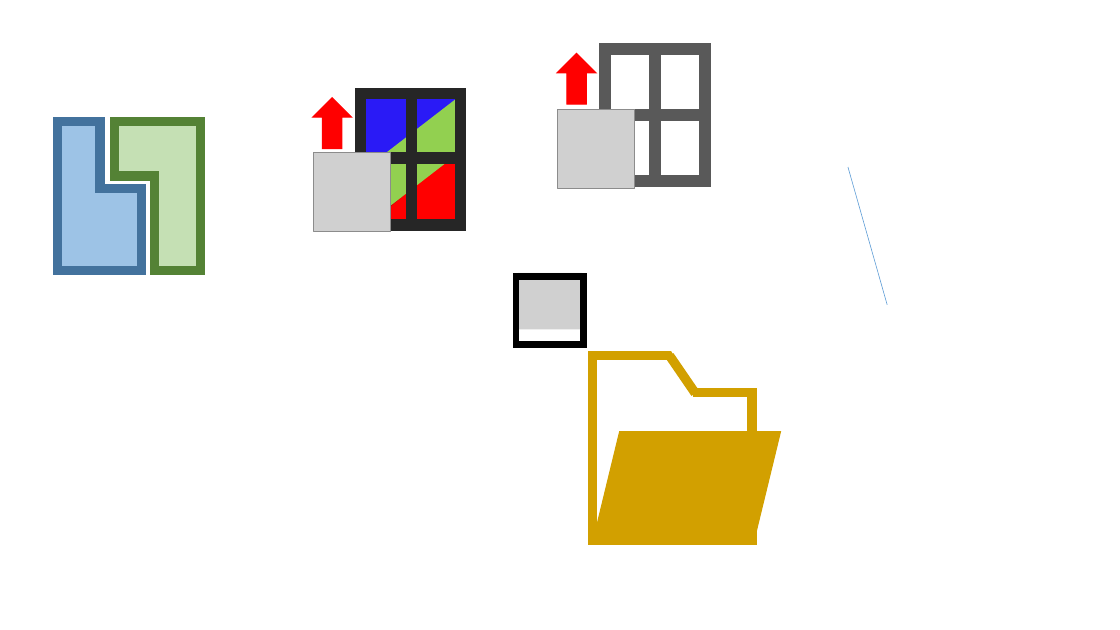
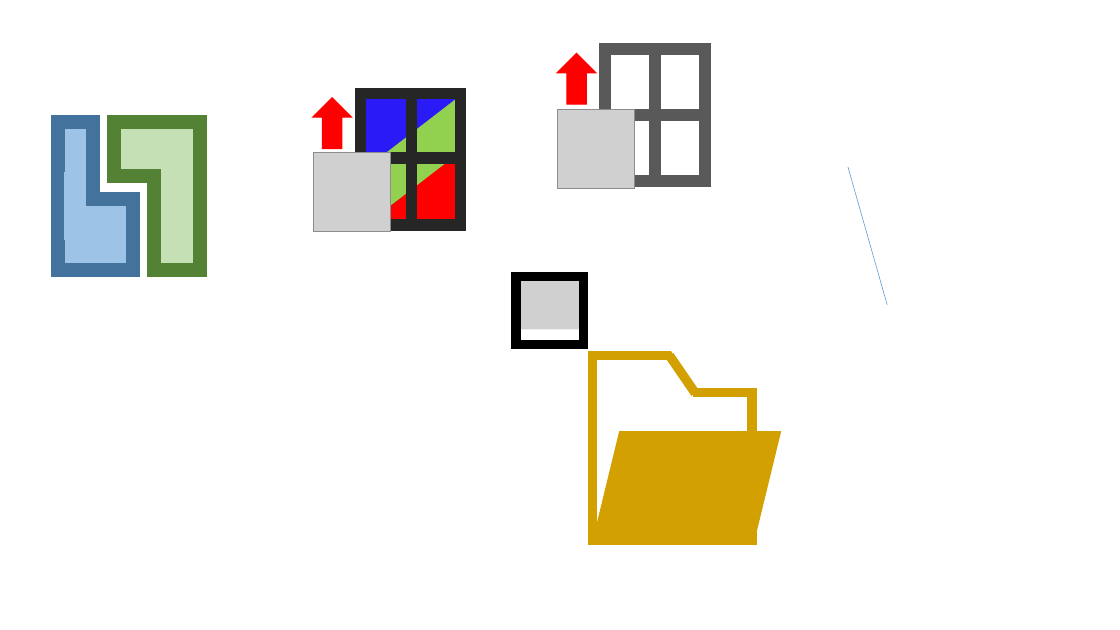
Before and after one commit to luchete80/fluxsol, a slide deck: slide 2 of FluxSol-CAE/Icons/Icons.pptx. Drawn at 1120x630 pixels with LibreOffice and Linux fonts; fonts in the diff are those of the drawing; grey boxes stand for pictures. Boxes give left, top, right and bottom in pixels: in the first picture for what was removed or moved away, otherwise in the second. Text is boxed around its words. In the diff, an @@ line names an element or a change of style, - is before the commit and + after.

```diff
--- a/FluxSol-CAE/Icons/Icons.pptx
+++ b/FluxSol-CAE/Icons/Icons.pptx
@@ rectangle: place and size @@
-rectangle at (58, 122, 100, 189)
+rectangle at (58, 122, 94, 189)
@@ rectangle at (58, 122, 94, 189): outline #43739E 8 pt to #43739E 12 pt @@
@@ rectangle at (115, 121, 153, 176): outline #548235 8 pt to #548235 12 pt @@
@@ rectangle at (155, 122, 201, 271): outline #548235 8 pt to #548235 12 pt @@
@@ rectangle: place and size @@
-rectangle at (63, 169, 95, 236)
+rectangle at (65, 172, 86, 239)
@@ rectangle at (58, 198, 133, 270): outline #43739E 8 pt to #43739E 12 pt @@
@@ rectangle: place and size @@
-rectangle at (58, 189, 142, 270)
+rectangle at (58, 198, 133, 270)
@@ rectangle at (516, 276, 584, 344): outline #000000 5.75 pt to #000000 8 pt @@
```
Also in this commit, not shown: 8 other files.
